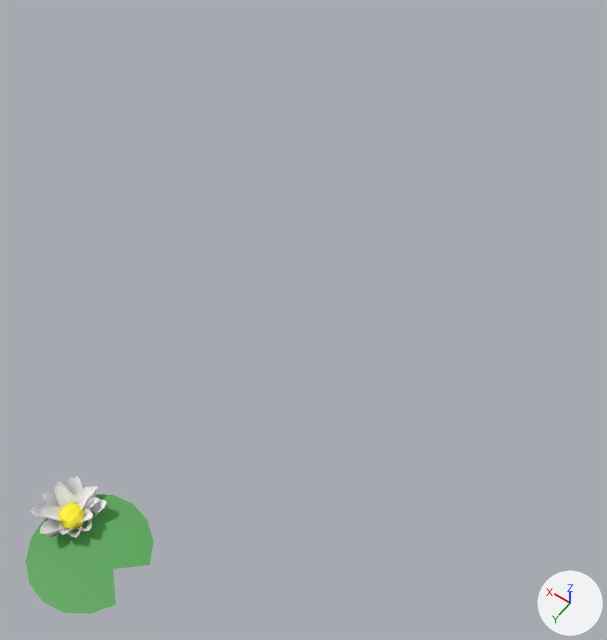
One commit to the FBX model QuackingAwesome/Assets/Props/Environment/Lillypad Flower.fbx: the scene before it, then after it.
Before and after are seen from a 50 mm lens placed at (-1.74, 1.04, 2.67), pointed at (-0.44, -0.78, -0.18). Every picture has the same lights, and +X, +Y and +Z are marked at lower right. Where no turn or scale is listed for an object, it has been applied to the vertices.

Names of what the first picture shows: 'Lillypad Flower'.
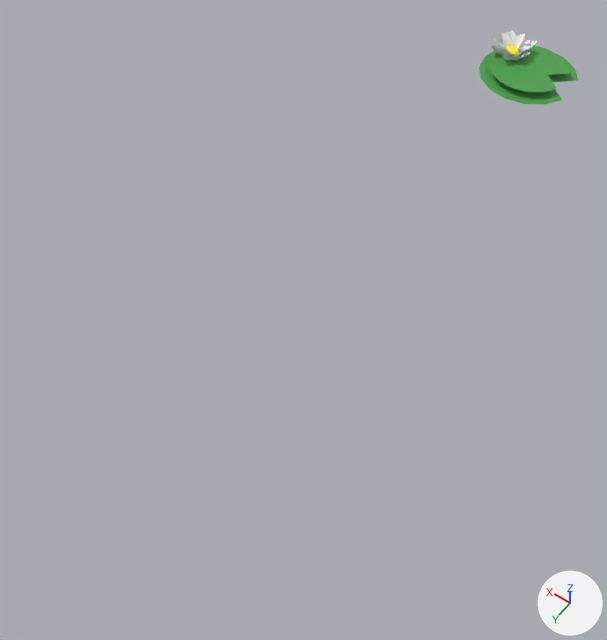
Location of each change, [x1, y1, x2, y2] in pixels of the pictures (607 x 640 px):
'Lillypad Flower', reshaped, moved (22% narrower, 46% shorter)
    before: [25, 476, 153, 614]
    after: [479, 30, 578, 104]
part 1 of me_lillypad_flower, added (green)
    after: [479, 51, 578, 104]

Diff of the bpy script that builds the scene:
```diff
--- a/QuackingAwesome/Assets/Props/Environment/Lillypad Flower.fbx.py
+++ b/QuackingAwesome/Assets/Props/Environment/Lillypad Flower.fbx.py
@@ me_lillypad_flower @@
 me_lillypad_flower.from_pydata(...)  # 566 vertices, 357 faces; spans x -0.201..0.243, y -0.21..0.21, z -0.038..0.08
 # used by ob_lillypad_flower; location = (-0.5, 0.537, -0.006)
+# me_lillypad_flower part 1: the loose piece of 16 vertices spanning x -0.201..0.204, y -0.21..0.21, z 0.0 is copied, and the copy is scaled about its middle by (1.24, 1.24, 1.25), then moved by (0.0, 0.0, -0.037); it spans x -0.249..0.253, y -0.261..0.261, z -0.037
 me_lillypad_flower.materials.append(mat_props)
@@ ob_lillypad_flower @@
 ob_lillypad_flower = bpy.data.objects.new('Lillypad Flower', me_lillypad_flower)
-ob_lillypad_flower.location = (-0.5, 0.537, -0.006)
+ob_lillypad_flower.location = (-0.5, -2.733, -0.006)
```
